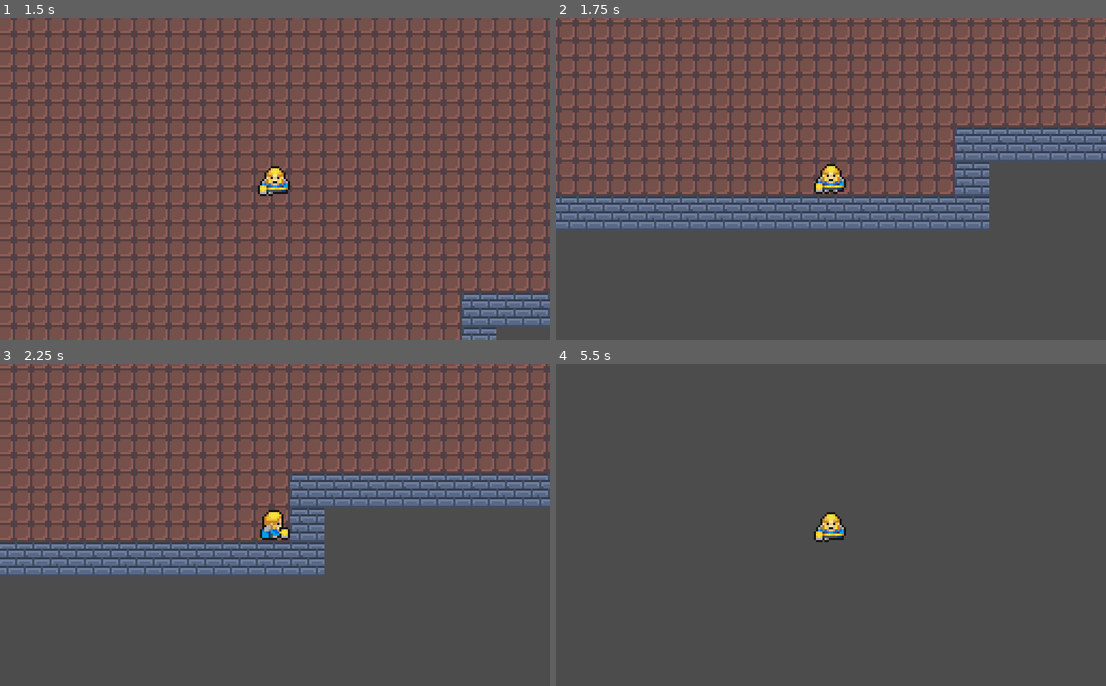
Above: before the commit, frames 1-4 (two rows, left to right).
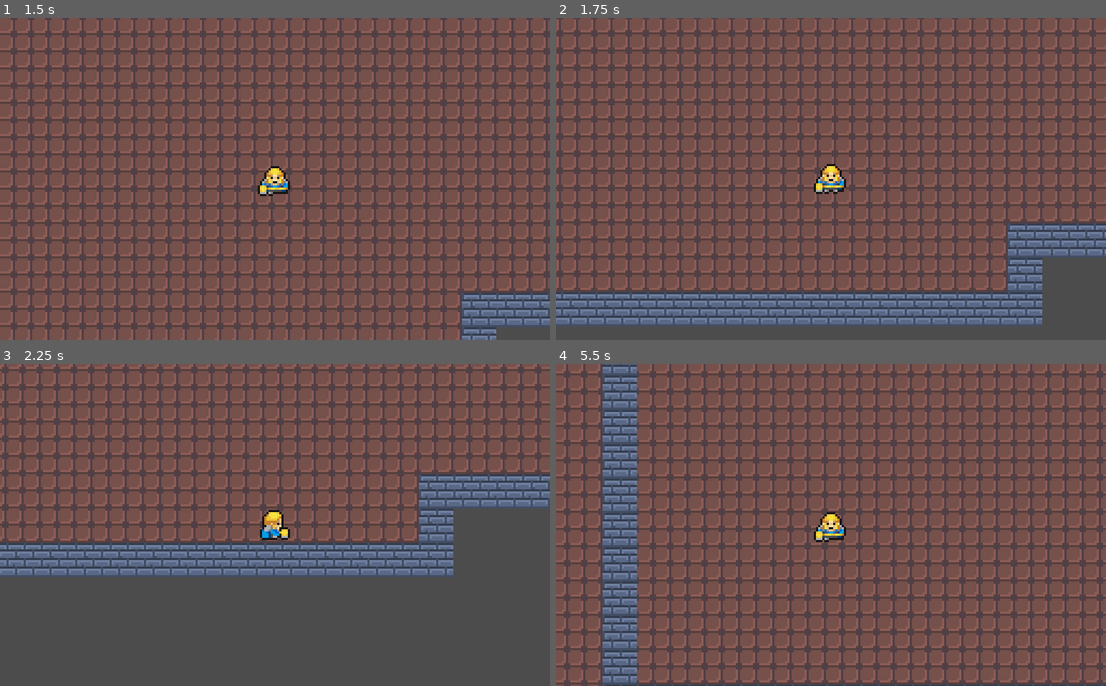
Above: after the commit, the same moments.

Repository: aayushrh/pikmin-Idea
Game: Godot game, scene res://World/World.tscn
Two runs of this game, one before a commit and one after it. Both use one fixed random seed, a clock stepped at 60 frames per second and the inputs below.
Inputs (mouse positions are in pixels of both pictures, inside the frame that each line leads up to):
- Up to frame 1 (1.5 s): tap Enter at 0.5 s; move the mouse to (396, 162) at 0.52 s; hold D (game_right) 0.53-1.28 s; tap Space (dash) at 0.6 s; right-click (396, 162) at 0.8 s; move the mouse to (165, 195) at 1.27 s; hold S (game_down) from 1.28 s (still down); right-click (165, 195) at 1.35 s
- Up to frame 2 (1.75 s): keep holding S (game_down); tap Space (dash) at 1.55 s
- Up to frame 3 (2.25 s): move the mouse to (330, 454) at 2.02 s; release S (game_down) at 2.03 s; hold D (game_right) from 2.03 s (still down); tap Space (dash) at 2.1 s
- Up to frame 4 (5.5 s): right-click (886, 454) at 2.3 s; move the mouse to (803, 589) at 2.77 s; release D (game_right) at 2.78 s; hold W (game_up) 2.78-3.53 s; right-click (803, 589) at 2.85 s; tap Space (dash) at 3.05, 3.6, 4.55, 5.1 s; move the mouse to (996, 573) at 3.52 s; hold A (game_left) 3.53-5.03 s; right-click (996, 573) at 3.8 s; move the mouse to (666, 476) at 4.27 s; right-click (666, 476) at 4.35 s; move the mouse to (858, 525) at 5.02 s; hold S (game_down) from 5.03 s (still down); right-click (858, 525) at 5.3 s

Frame 1 is identical in both runs. In frame 2, 52% of the frame differs, in the area x 0-100%, y 0-96%; in frame 3, 26%; in frame 4, 69%, in the area x 0-100%, y 0-100%.

Commit message:
Shooting

Diff:
--- /dev/null
+++ b/Hitbox.gd
@@ -0,0 +1,3 @@
+extends Node
+
+export(int) var damage = 1
--- a/Player.gd
+++ b/Player.gd
@@ -7,8 +7,12 @@
 export(int) var MAX_SPEED = 1000
 export(int) var DASH_SPEED = 2000
 export(float) var DASH_TIME = 1.5
+export(float) var DASH_COOLDOWN = 1
 
 var dashing = false
+var can_dash = true
+
+onready var Bullet = preload("res://Player//Bullet.tscn")
 
 onready var aTree = $AnimationTree
 onready var state = aTree["parameters/playback"]
@@ -17,6 +21,13 @@
 	aTree.active = true
 
 func _process(delta):
+	if(Input.is_action_just_pressed("shoot")):
+		var vector = get_global_mouse_position() - global_position
+		vector.normalized()
+		var bullet = Bullet.instance()
+		bullet.global_position = global_position
+		bullet.direction = vector
+		get_tree().current_scene.add_child(bullet)
 	if(!dashing):
 		_move(delta)
 	else:
@@ -24,8 +35,9 @@
 
 func _move(delta):
 
-	if(Input.is_action_just_pressed("dash")):
+	if(Input.is_action_just_pressed("dash") and can_dash):
 		dashing = true
+		can_dash = false
 		$DashTimer.start(DASH_TIME)
 
 	var input_vector = Vector2.ZERO
@@ -55,3 +67,7 @@
 
 func _on_DashTimer_timeout():
 	dashing = false
+	$DashCooldown.start(DASH_COOLDOWN)
+
+func _on_DashCooldown_timeout():
+	can_dash = true
--- /dev/null
+++ b/Player/Bullet.gd
@@ -0,0 +1,8 @@
+extends KinematicBody2D
+
+export(int) var speed = 5000
+
+var direction = Vector2.ZERO
+
+func _process(delta):
+	move_and_slide(direction * speed * delta)
--- /dev/null
+++ b/Player/Bullet.tscn
@@ -0,0 +1,18 @@
+[gd_scene load_steps=3 format=2]
+
+[ext_resource path="res://Player/Bullet.gd" type="Script" id=1]
+[ext_resource path="res://Hitbox.gd" type="Script" id=2]
+
+[node name="Bullet" type="KinematicBody2D"]
+script = ExtResource( 1 )
+
+[node name="Hitbox" type="Area2D" parent="."]
+collision_layer = 0
+collision_mask = 16
+script = ExtResource( 2 )
+
+[node name="CollisionPolygon2D" type="CollisionPolygon2D" parent="Hitbox"]
+polygon = PoolVector2Array( -1, 1, 1, 1, 1, -1, -1, -1 )
+
+[node name="Polygon2D" type="Polygon2D" parent="."]
+polygon = PoolVector2Array( -1, 1, 1, 1, 1, -1, -1, -1 )
--- a/Player/Player.tscn
+++ b/Player/Player.tscn
@@ -210,6 +210,10 @@
 
 [sub_resource type="AnimationNodeStateMachinePlayback" id=22]
 
+[sub_resource type="CapsuleShape2D" id=23]
+radius = 4.01399
+height = 3.94196
+
 [node name="Player" type="KinematicBody2D"]
 script = ExtResource( 1 )
 
@@ -218,9 +222,6 @@
 hframes = 5
 vframes = 8
 frame = 5
-
-[node name="CollisionPolygon2D" type="CollisionPolygon2D" parent="."]
-polygon = PoolVector2Array( -7, 8, -4, 8, -4, 7, 6, 7, 6, 5, 7, 5, 7, 1, 6, 1, 6, 0, 5, 0, 5, -3, 4, -3, 4, -4, 3, -4, 3, -5, 2, -5, 2, -6, -2, -6, -2, -5, -3, -5, -3, -4, -4, -4, -4, -3, -5, -3, -5, 0, -6, 0, -6, 1, -7, 1, -7, 3, -8, 3, -8, 7, -7, 7 )
 
 [node name="DashTimer" type="Timer" parent="."]
 
@@ -242,4 +243,12 @@
 parameters/Idle/blend_position = Vector2( 0.00125623, -0.971429 )
 parameters/Run/blend_position = Vector2( 0, 0 )
 
+[node name="CollisionShape2D" type="CollisionShape2D" parent="."]
+position = Vector2( 1.49012e-08, 4 )
+rotation = 1.62567
+shape = SubResource( 23 )
+
+[node name="DashCooldown" type="Timer" parent="."]
+
 [connection signal="timeout" from="DashTimer" to="." method="_on_DashTimer_timeout"]
+[connection signal="timeout" from="DashCooldown" to="." method="_on_DashCooldown_timeout"]
--- a/project.godot
+++ b/project.godot
@@ -57,6 +57,19 @@
 "events": [ Object(InputEventKey,"resource_local_to_scene":false,"resource_name":"","device":0,"alt":false,"shift":false,"control":false,"meta":false,"command":false,"pressed":false,"scancode":0,"physical_scancode":32,"unicode":0,"echo":false,"script":null)
  ]
 }
+shoot={
+"deadzone": 0.5,
+"events": [ Object(InputEventMouseButton,"resource_local_to_scene":false,"resource_name":"","device":0,"alt":false,"shift":false,"control":false,"meta":false,"command":false,"button_mask":0,"position":Vector2( 0, 0 ),"global_position":Vector2( 0, 0 ),"factor":1.0,"button_index":2,"pressed":false,"doubleclick":false,"script":null)
+ ]
+}
+
+[layer_names]
+
+2d_physics/layer_1="World"
+2d_physics/layer_2="Player"
+2d_physics/layer_3="Enemy"
+2d_physics/layer_4="Player_Hurtbox"
+2d_physics/layer_5="Enemy_Hurtbox"
 
 [physics]
 
Not shown: 1 places in Player/Player.tscn that only renumber resources
